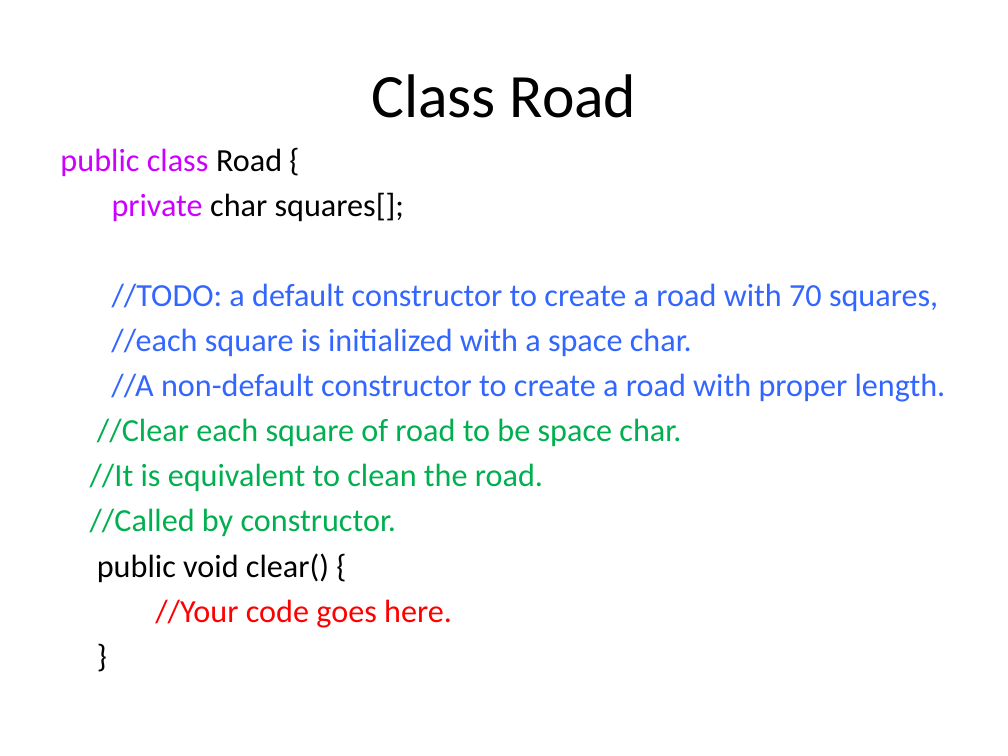
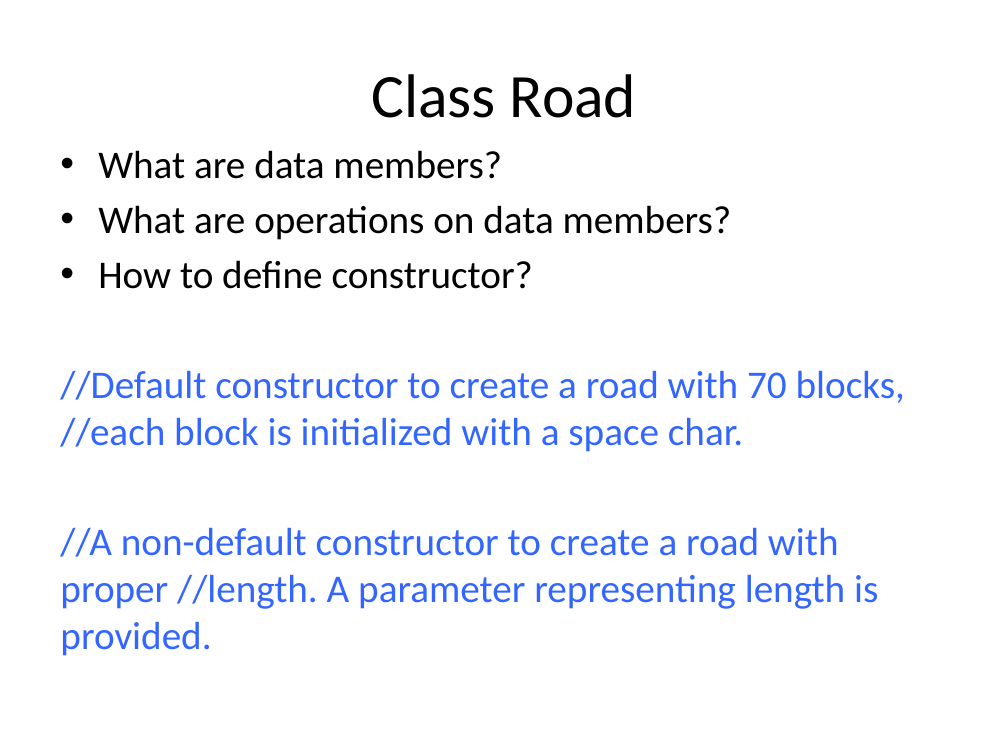
Before and after one commit to tong-yee/tong-yee.github.io, a slide deck: slide 15 of 135/projects/project3/project3_HareTortoiseCompetition.pptx (slide 13 before the commit). Drawn at 1008x756 pixels with LibreOffice and Linux fonts; fonts in the diff are those of the drawing. Boxes give left, top, right and bottom in pixels: in the first picture for what was removed or moved away, otherwise in the second. Text is boxed around its words. In the diff, an @@ line names an element or a change of style, - is before the commit and + after.

```diff
--- a/135/projects/project3/project3_HareTortoiseCompetition.pptx
+++ b/135/projects/project3/project3_HareTortoiseCompetition.pptx
@@ text at [60,150,905,656]: text changed; size 23 to 28 pt @@
-public class Road {
-private char squares[];
-//TODO: a default constructor to create a road with 70 squares,
-//each square is initialized with a space char.
-//A non-default constructor to create a road with proper length.
-//Clear each square of road to be space char.
-//It is equivalent to clean the road.
-//Called by constructor.
-public void clear() {
-//Your code goes here.
-}
+• What are data members?
+• What are operations on data members?
+• How to define constructor?
+//Default constructor to create a road with 70 blocks, //each block is initialized with a space char.
+//A non-default constructor to create a road with proper //length. A parameter representing length is provided.
```
Also in this commit, not shown: 17 other slides changed, 3 slides added, 2 other files.
